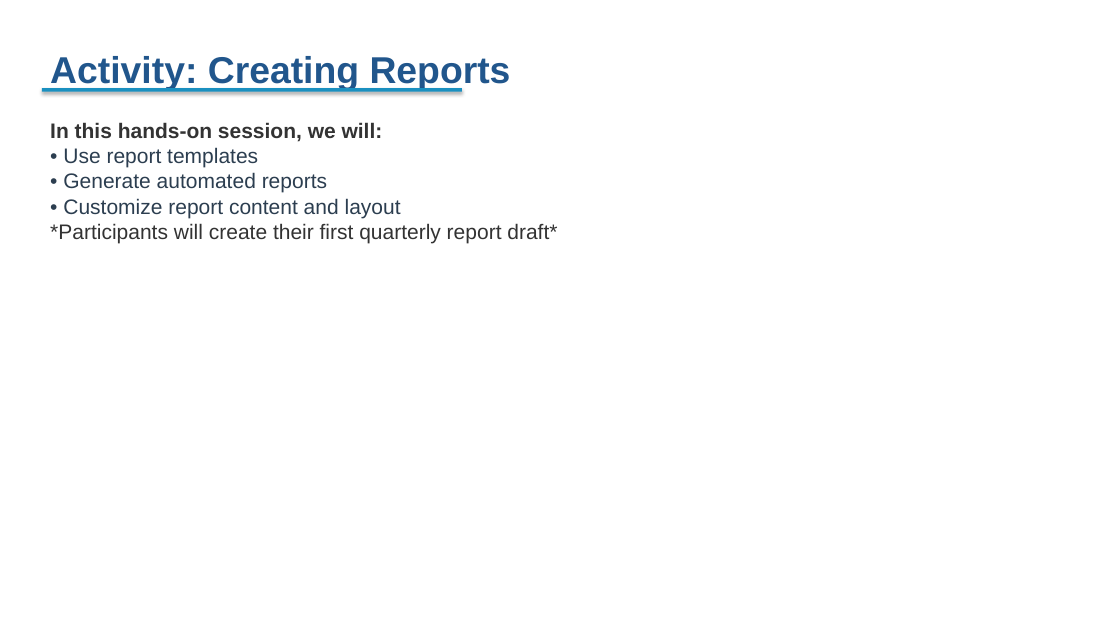
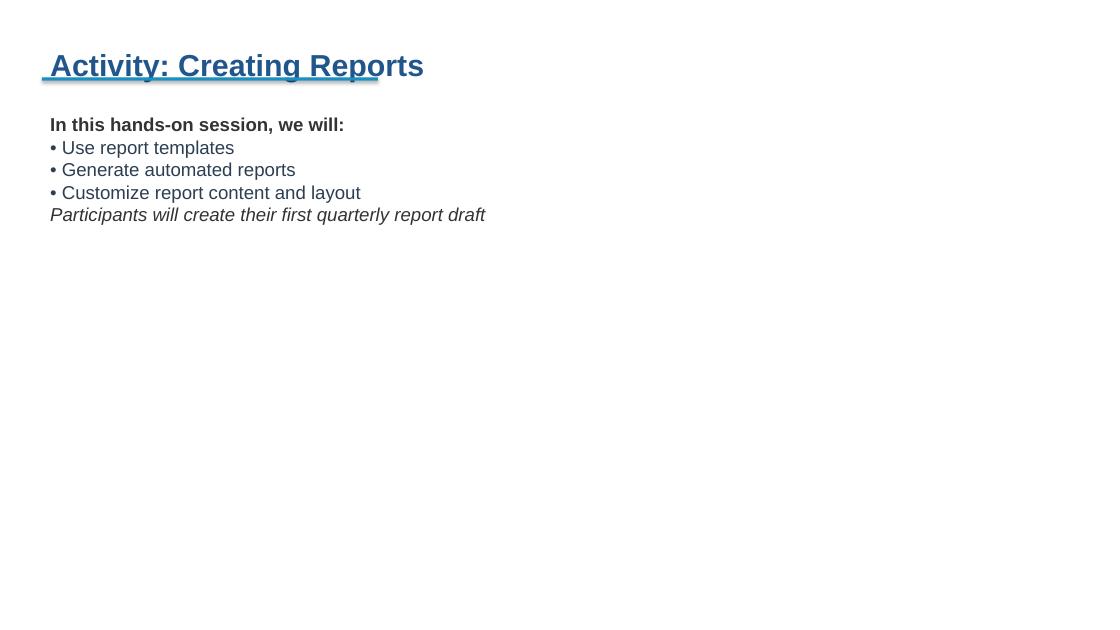
Before and after one commit to angelicalohdz/fastr-resource-hub, a slide deck: slide 60 of outputs/2026-zambia_deck.pptx (slide 36 before the commit). Drawn at 1120x630 pixels with LibreOffice and Linux fonts; fonts in the diff are those of the drawing. Boxes give left, top, right and bottom in pixels: in the first picture for what was removed or moved away, otherwise in the second. Text is boxed around its words. In the diff, an @@ line names an element or a change of style, - is before the commit and + after.

```diff
--- a/outputs/2026-zambia_deck.pptx
+++ b/outputs/2026-zambia_deck.pptx
@@ text "Activity: Creating Reports" at [50, 54, 425, 82]: size 32 to 26 pt @@
@@ rectangle: place and size @@
-rectangle at [42, 88, 462, 92]
+rectangle at [42, 77, 378, 81]
@@ text at [50, 117, 361, 203]: size 18 to 16 pt in "In this hands-on session, we will:", "• Use report templates", "• Generate automated reports", "• Customize report content and layout" @@
@@ text at [50, 207, 485, 225]: text changed; size 18 to 16 pt; italic on @@
-*Participants will create their first quarterly report draft*
+Participants will create their first quarterly report draft
```
Also in this commit, not shown: 69 other slides changed, 40 slides added, 8 slides removed, 34 other files.
